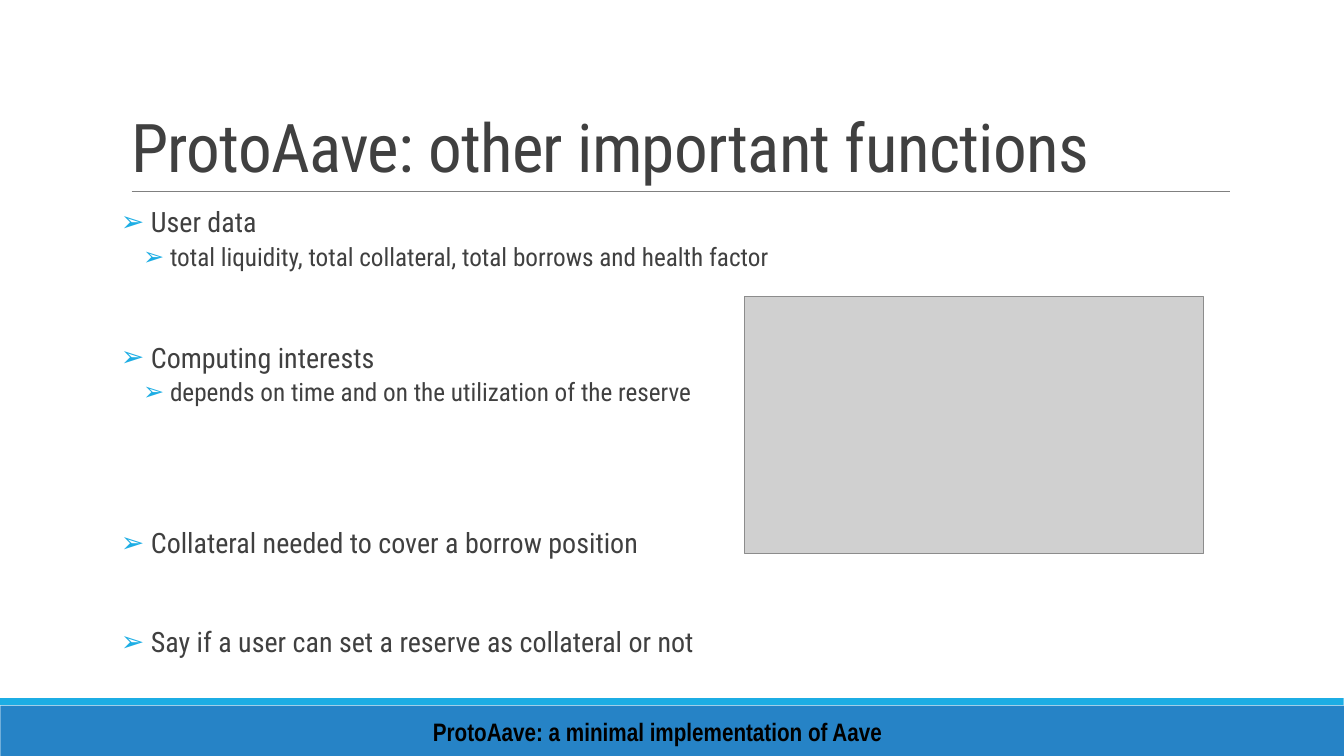
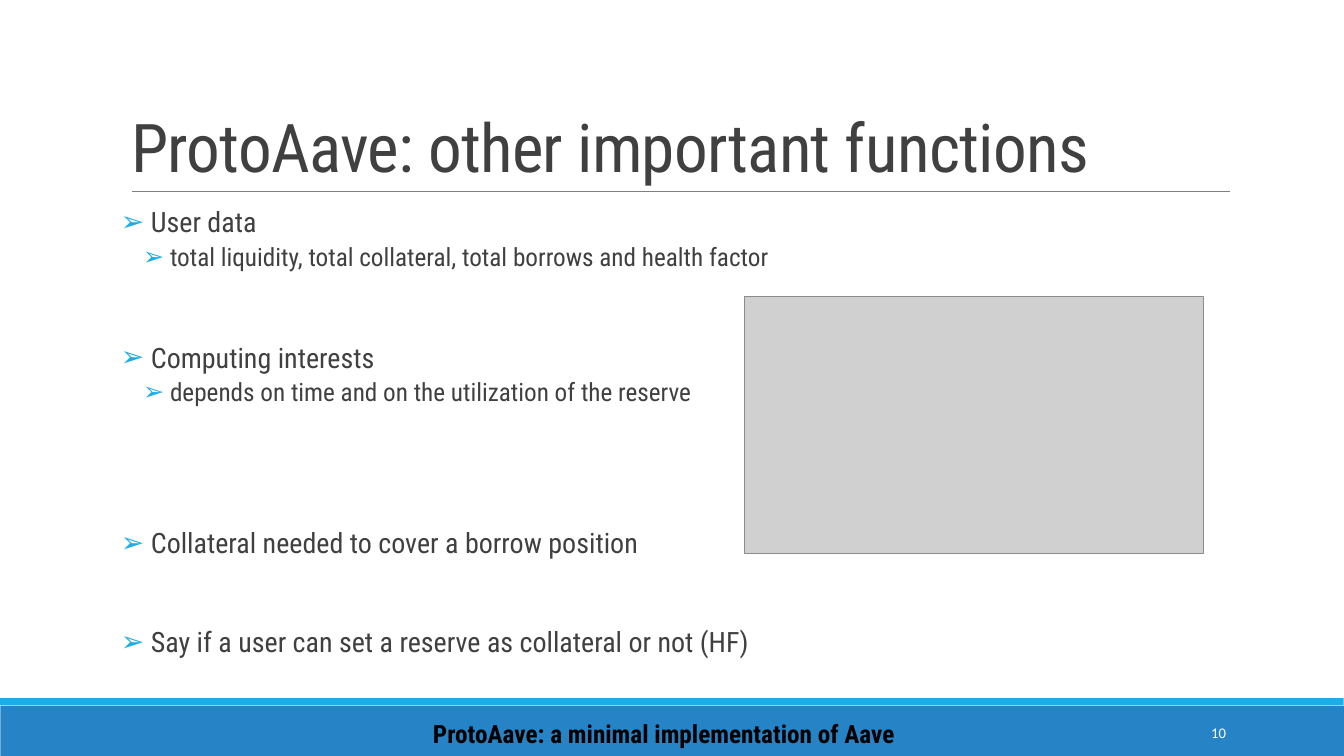
Before and after one commit to enricopiseddu/lendingPool, a slide deck: slide 10 of presentation.pptx. Drawn at 1344x756 pixels with LibreOffice and Linux fonts; fonts in the diff are those of the drawing; grey boxes stand for pictures. Boxes give left, top, right and bottom in pixels: in the first picture for what was removed or moved away, otherwise in the second. Text is boxed around its words. In the diff, an @@ line names an element or a change of style, - is before the commit and + after.

```diff
--- a/presentation.pptx
+++ b/presentation.pptx
@@ text at box(151, 630, 749, 658): text changed @@
-➢ Say if a user can set a reserve as collateral or not
+➢ Say if a user can set a reserve as collateral or not (HF)
@@ text "ProtoAave: a minimal implementation of ..." at box(433, 724, 894, 748): font Arial Narrow to Roboto Condensed @@
@@ page number added at box(1211, 728, 1226, 738), 10.5 pt, text #FFFFFF @@
+10
```
Also in this commit, not shown: 15 other slides changed.
